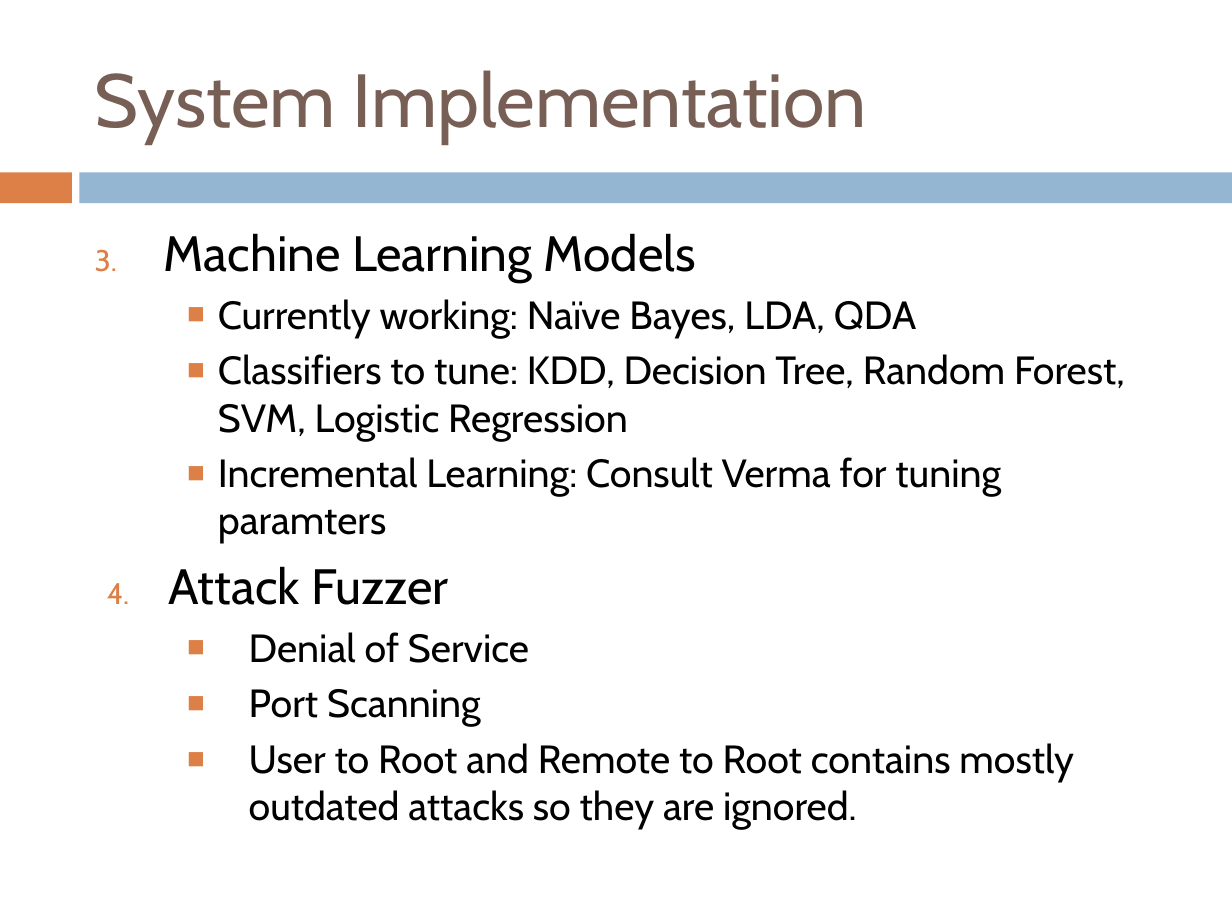
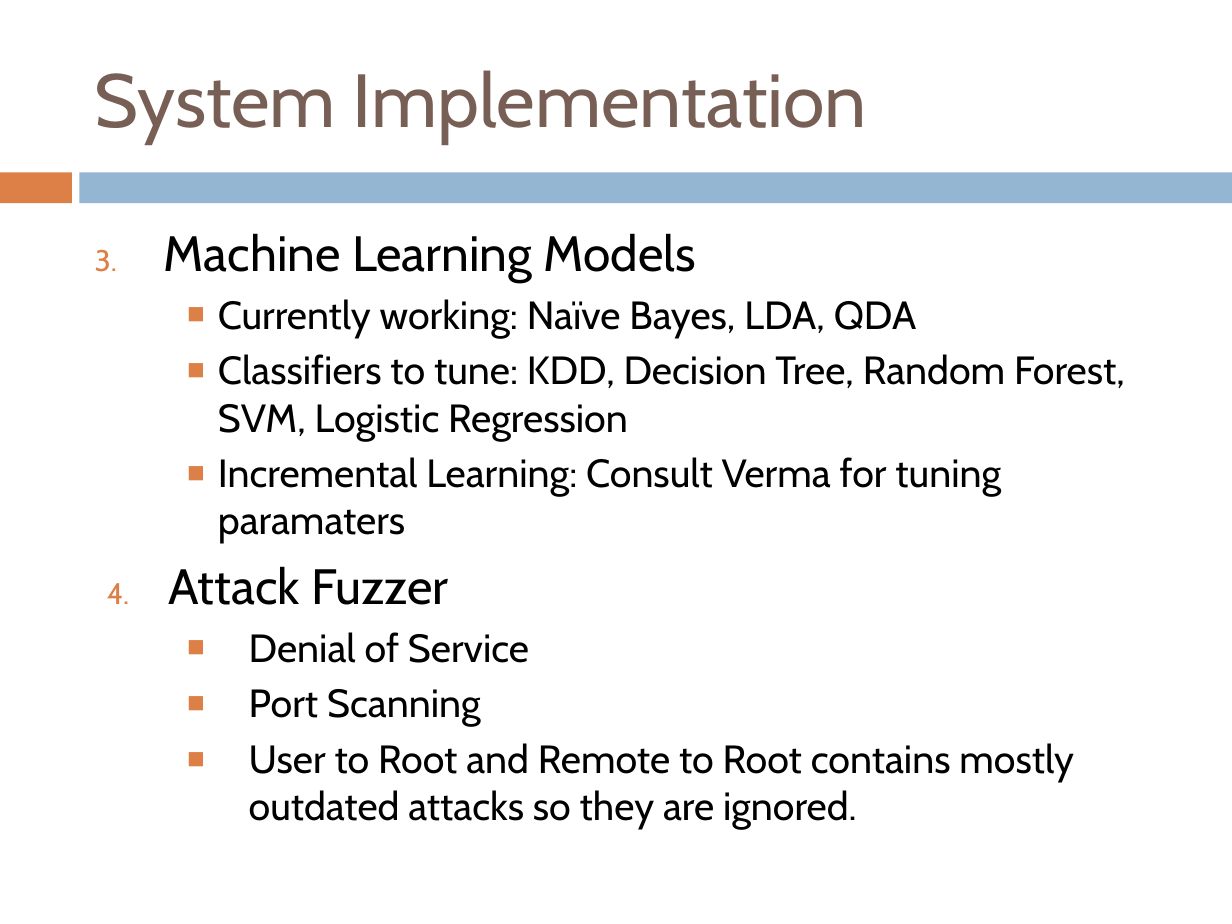
Before and after one commit to AndrewQuijano/Operating_Systems_II, a slide deck: slide 19 of OS_Presentation.pptx. Drawn at 1232x924 pixels with LibreOffice and Linux fonts; fonts in the diff are those of the drawing. Boxes give left, top, right and bottom in pixels: in the first picture for what was removed or moved away, otherwise in the second. Text is boxed around its words. In the diff, an @@ line names an element or a change of style, - is before the commit and + after.

Commit message:
more changes

```diff
--- a/OS_Presentation.pptx
+++ b/OS_Presentation.pptx
@@ text at (218,457,1001,544): text changed @@
-    ■ Incremental Learning: Consult Verma for tuning paramters
+    ■ Incremental Learning: Consult Verma for tuning paramaters
```
